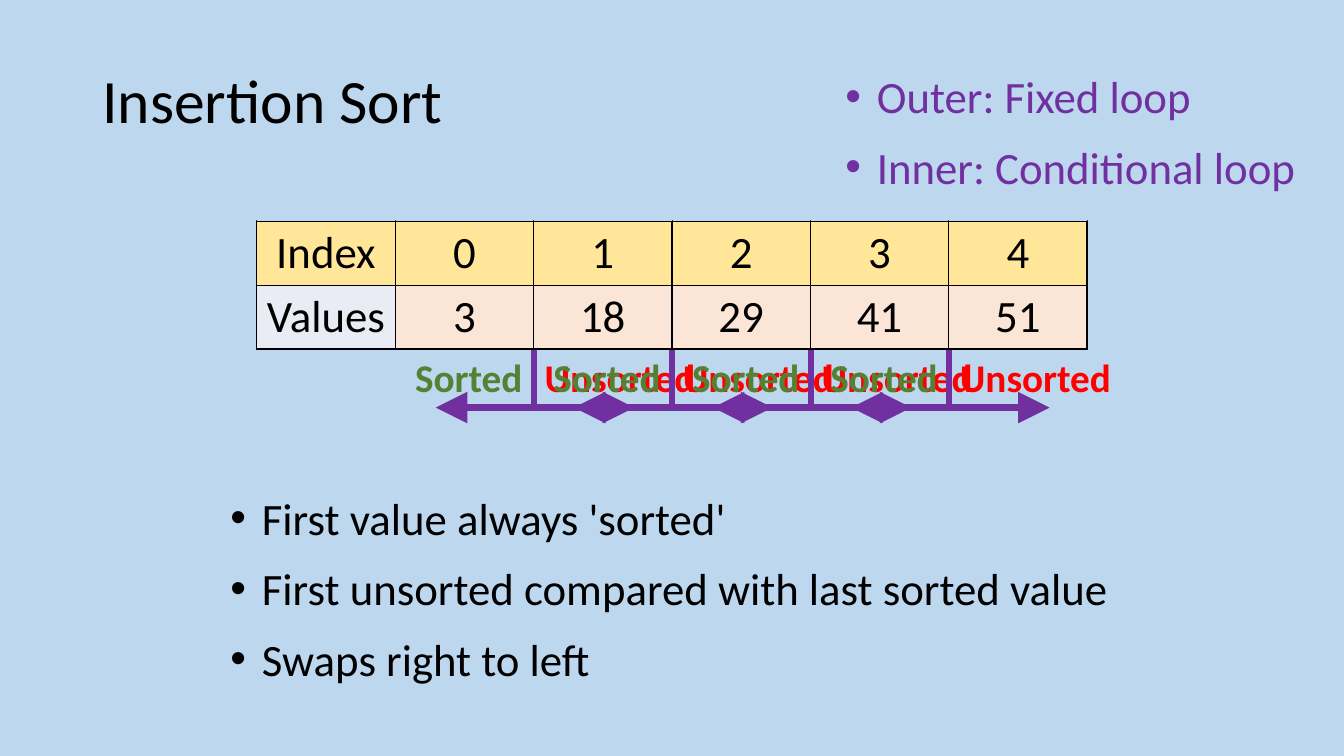
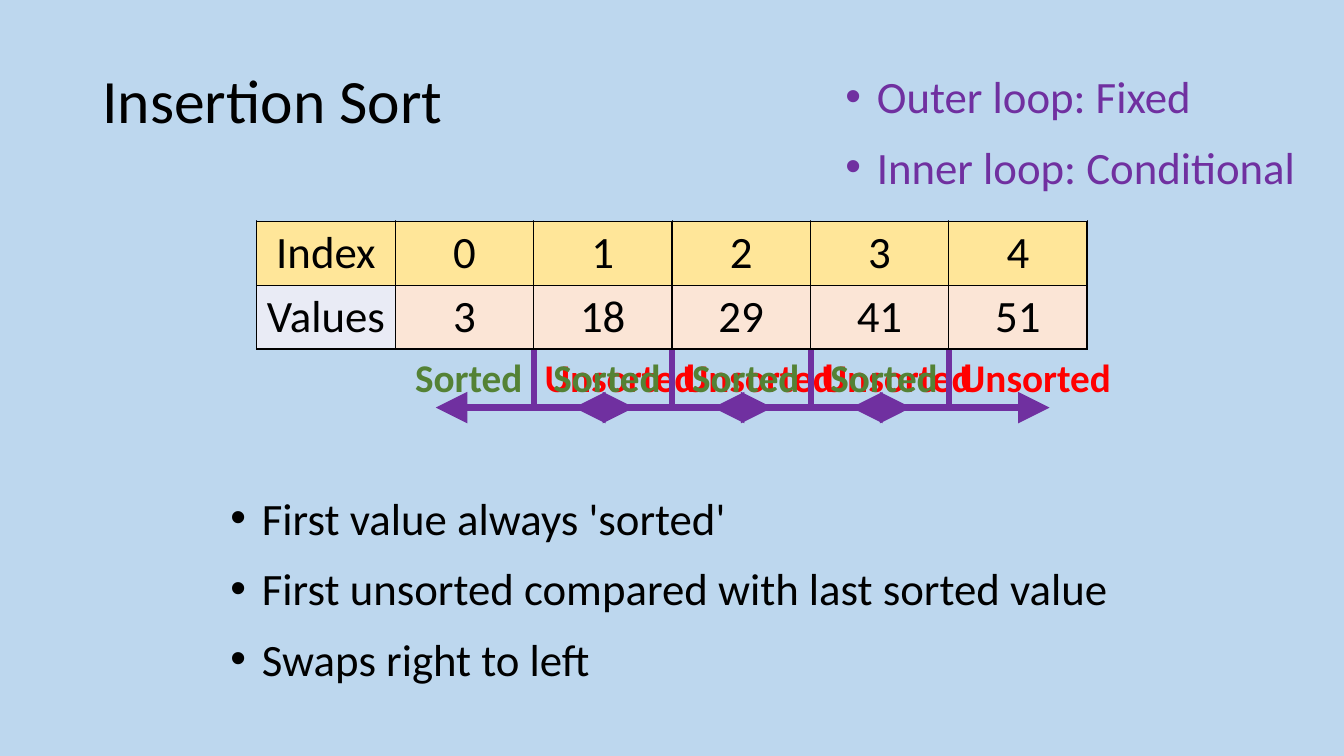
Before and after one commit to MrFriendCS/MrFriendCS.github.io, a slide deck: slide 39 of ah-cs/sdd/AH CS SDD Slides.pptx. Drawn at 1344x756 pixels with LibreOffice and Linux fonts; fonts in the diff are those of the drawing. Boxes give left, top, right and bottom in pixels: in the first picture for what was removed or moved away, otherwise in the second. Text is boxed around its words. In the diff, an @@ line names an element or a change of style, - is before the commit and + after.

```diff
--- a/ah-cs/sdd/AH CS SDD Slides.pptx
+++ b/ah-cs/sdd/AH CS SDD Slides.pptx
@@ text at [877,82,1295,191]: text changed @@
-• Outer: Fixed loop
-• Inner: Conditional loop
+• Outer loop: Fixed
+• Inner loop: Conditional
```
Also in this commit, not shown: 1 other slide changed, 2 other files.
